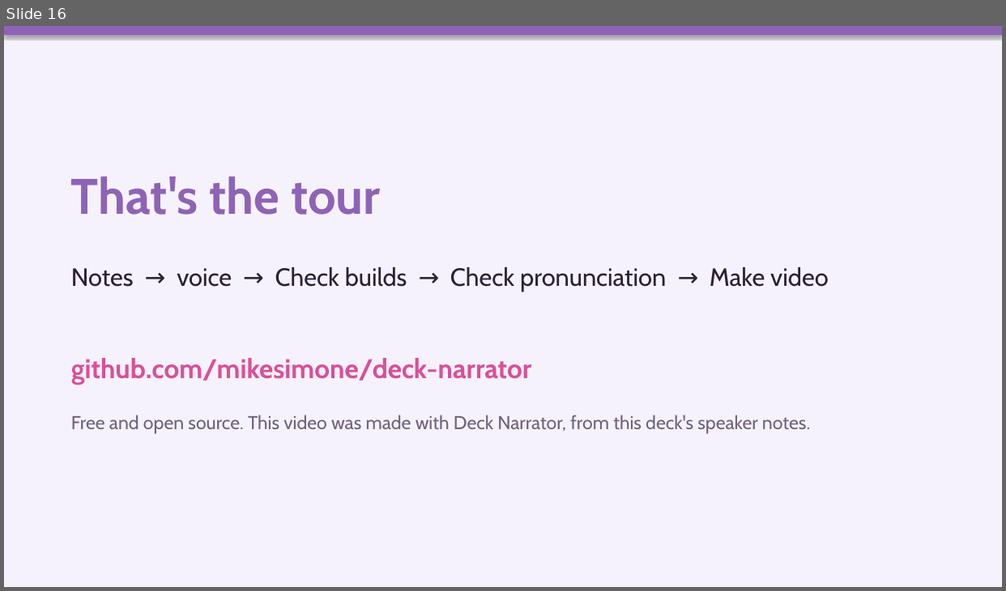
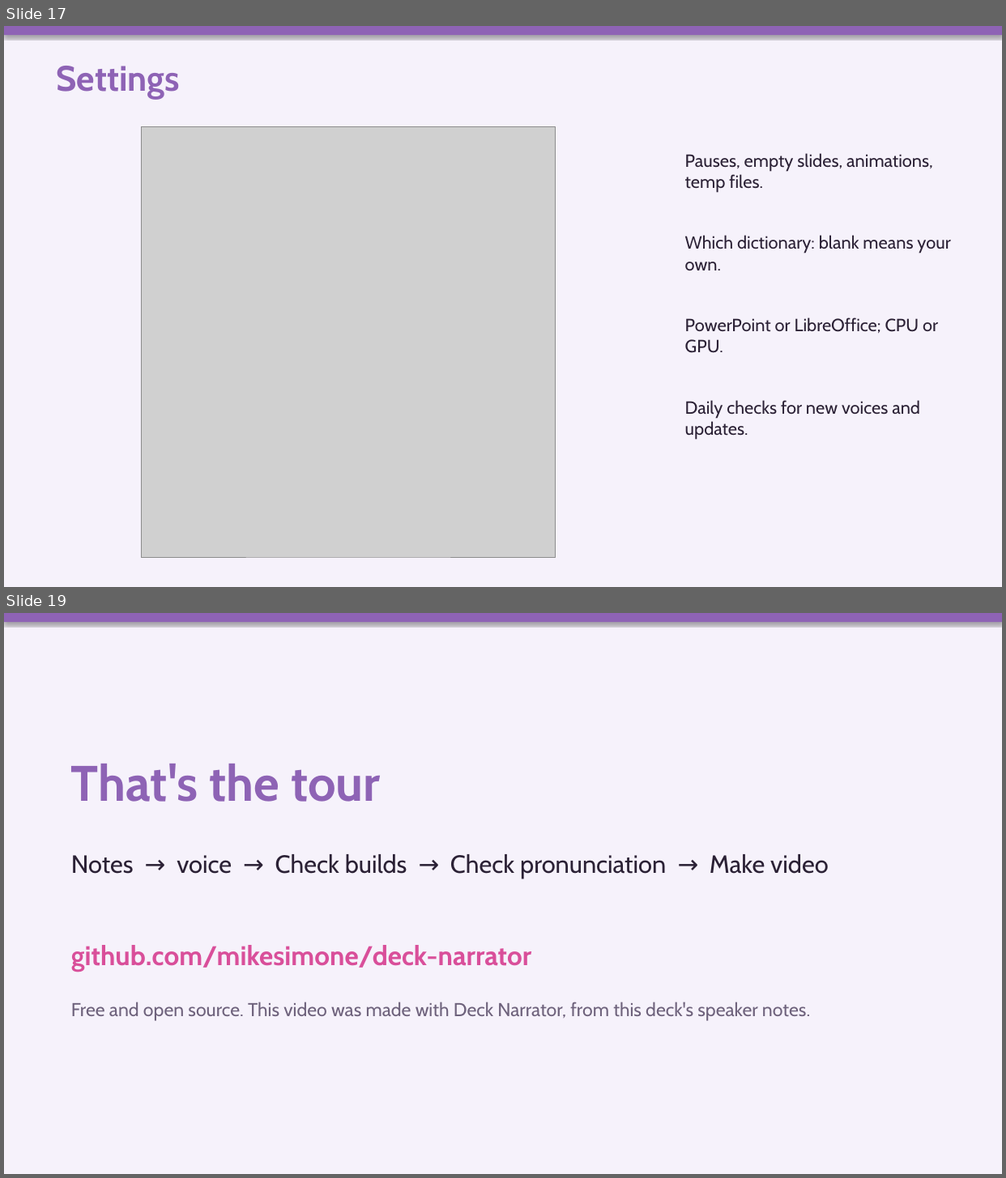
Before and after one commit to mikesimone/deck-narrator, a slide deck: examples/how-to/deck-narrator-how-to.pptx. Shown one above the other, each under a label of ours: slide 16 before the commit, slides 17 and 19 after it; the slides between them are not shown. The pictures are 1006x591 and 1006x1178 pixels, drawn with LibreOffice and Linux fonts; fonts in the diff are those of the drawing; grey boxes stand for pictures. Boxes give left, top, right and bottom in pixels: in the first picture for what was removed or moved away, otherwise in the second. Text is boxed around its words. In the diff, an @@ line names an element or a change of style, - is before the commit and + after.

```diff
--- a/examples/how-to/deck-narrator-how-to.pptx
+++ b/examples/how-to/deck-narrator-how-to.pptx
@@ slide 17 added at (4, 26, 1002, 587), background #F6F2FB @@
@@ rectangle added at (4, 26, 1002, 35), fill #8E63B5 @@
@@ text added at (56, 66, 179, 99), 34 pt, text #8E63B5, bold @@
+Settings
@@ picture added at (142, 127, 556, 557) @@
@@ text added at (685, 153, 933, 193), 17 pt, text #2B2135 @@
+Pauses, empty slides, animations, temp files.
@@ text added at (685, 235, 950, 271), 17 pt, text #2B2135 @@
+Which dictionary: blank means your own.
@@ text added at (685, 318, 938, 353), 17 pt, text #2B2135 @@
+PowerPoint or LibreOffice; CPU or GPU.
@@ text added at (685, 400, 920, 440), 17 pt, text #2B2135 @@
+Daily checks for new voices and updates.
@@ what was slide 16 is now slide 19 @@
```
Also in this commit, not shown: 9 slides changed, 8 other slides added, 6 slides removed, 4 other files.
